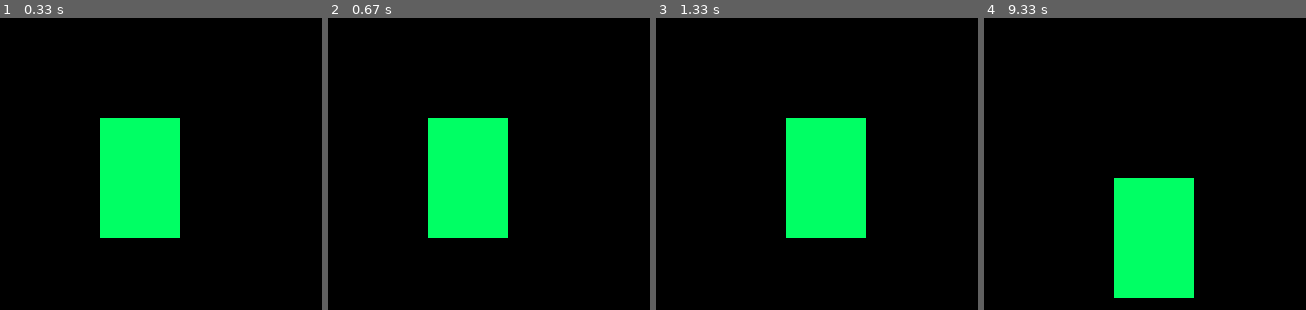
Above: before the commit, frames 1-4 (left to right).
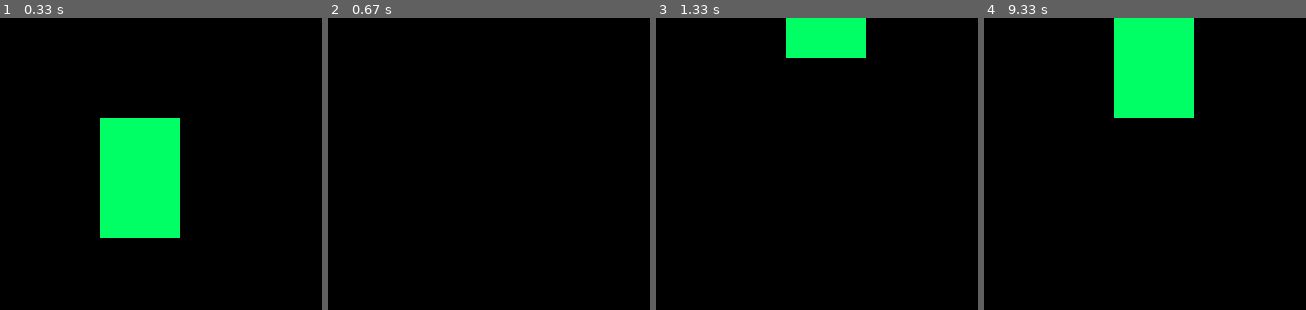
Above: after the commit, the same moments.

Repository: Astrol99/pygame_experimenting
Game: pygame game, started from first_game/blobGame.py
Two runs of this game, one before a commit and one after it. Both use one fixed random seed, a clock stepped at 60 frames per second and the inputs below.
Inputs:
- Up to frame 1 (0.33 s): no input
- Up to frame 2 (0.67 s): tap Space at 0.33 s
- Up to frame 3 (1.33 s): hold Right from 1.17 s (still down)
- Up to frame 4 (9.33 s): release Right at 1.63 s; hold Left 1.67-2.2 s; hold Down 2.23-2.53 s; hold Left 2.57-2.97 s; hold Up 3-3.37 s; hold Right 3.4-4.03 s; hold Down 4.07-4.43 s; hold Left 4.47-4.93 s; hold Right 4.97-5.43 s; hold Up 5.47-5.77 s; hold Right 5.8-6.27 s; hold Left 6.3-6.83 s; hold Down 6.87-7.17 s; hold Left 7.2-7.6 s; hold Up 7.63-8 s; hold Right 8.03-8.67 s; hold Down 8.7-9.07 s; hold Left from 9.1 s (still down); tap Space at 9.17 s

Frame 1 is identical in both runs. In frame 2, 10% of the frame differs, in the area x 31-56%, y 34-76%; in frame 3, 14%; in frame 4, 19%, in the area x 40-66%, y 0-96%.

Commit message:
Added jumping movement

Diff:
--- a/first_game/blobGame.py
+++ b/first_game/blobGame.py
@@ -15,8 +15,10 @@
 height = 60
 
 vel = 5     # Velocity of object moving
+isJump = False  # Condition of character of jumping action
+jumpCount = 10
 
-run = True
+run = True  # Condition of program running or not
 while run:
     pygame.time.delay(50) # Make things run a bit slower so it doesn't run too fast (in miliseconds)
 
@@ -33,10 +35,23 @@
         x -= vel
     if keys[pygame.K_RIGHT] and x < resolution[0] - width - vel:
         x += vel
-    if keys[pygame.K_UP] and y > vel:
-        y -= vel
-    if keys[pygame.K_DOWN] and y < resolution[1] - height - vel:
-        y += vel
+    if not isJump:
+        if keys[pygame.K_UP] and y > vel:
+            y -= vel
+        if keys[pygame.K_DOWN] and y < resolution[1] - height - vel:
+            y += vel
+        if keys[pygame.K_SPACE]:
+            isJump = True
+    else:
+        if jumpCount >= -10:
+            neg = 1
+            if jumpCount < 0:
+                neg = -1
+            y -= (jumpCount ** 2)*0.5*neg
+            jumpCount -= 1
+        else:
+            isJump = False
+            jumpCount = 10
 
     win.fill((0,0,0))   # Fill screen before drawing another one to not create a mess
     pygame.draw.rect(win, (0, 255, 100), (x, y, width, height))  # Creates the rectangle shape on window surface
